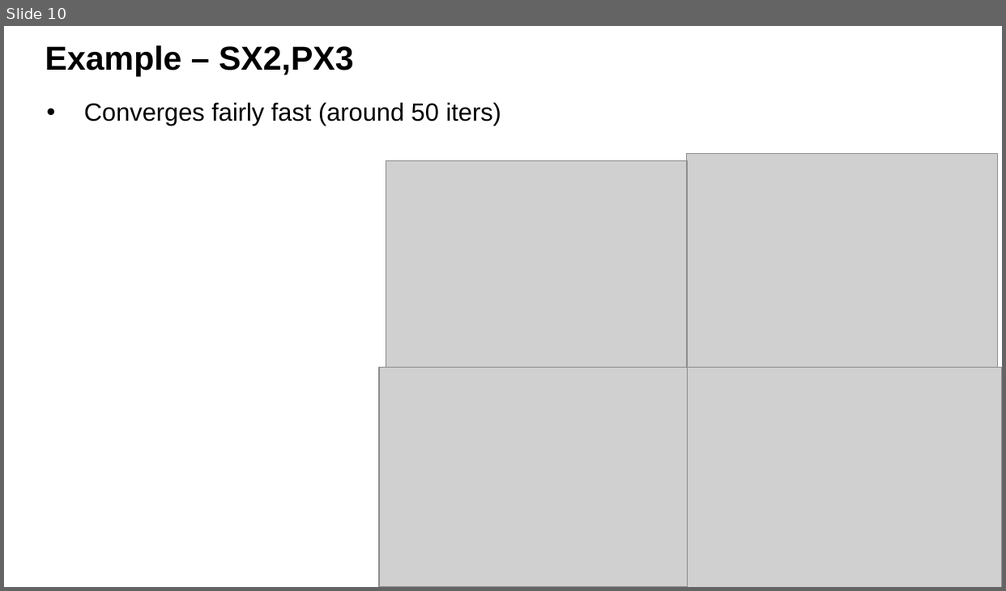
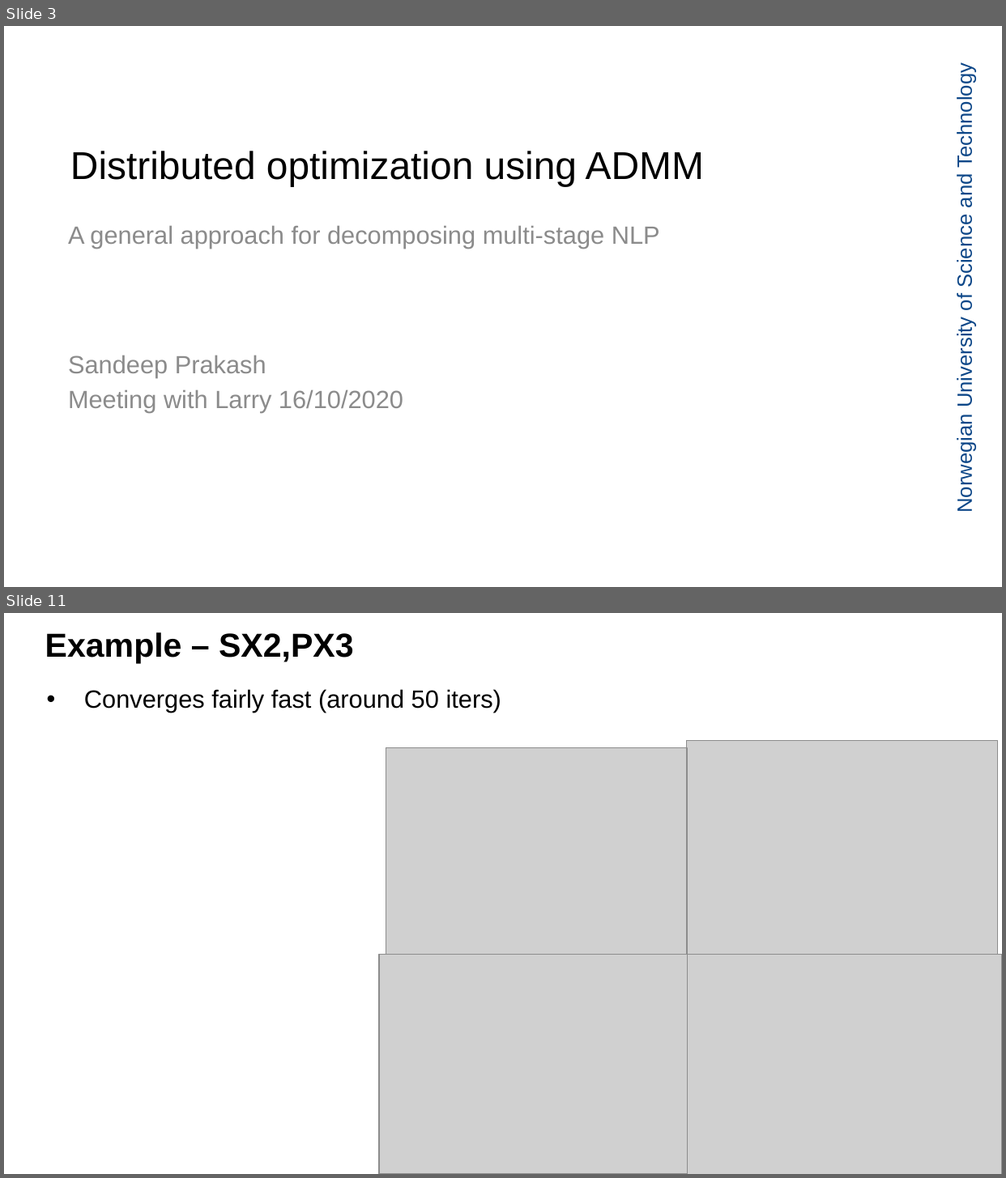
Before and after one commit to sandeepprakash6666/Escape-Paper, a slide deck: Admin/Escape Results.pptx. Shown one above the other, each under a label of ours: slide 10 before the commit, slides 3 and 11 after it; the slides between them are not shown. The pictures are 1006x591 and 1006x1178 pixels, drawn with LibreOffice and Linux fonts; fonts in the diff are those of the drawing; grey boxes stand for pictures; background and template pictures are left out. Boxes give left, top, right and bottom in pixels: in the first picture for what was removed or moved away, otherwise in the second. Text is boxed around its words. In the diff, an @@ line names an element or a change of style, - is before the commit and + after.

```diff
--- a/Admin/Escape Results.pptx
+++ b/Admin/Escape Results.pptx
@@ slide 3 added at box(4, 26, 1002, 587), background #FFFFFF @@
@@ text added at box(953, 74, 977, 510), 15 pt, text #0D4788 @@
+Norwegian University of Science and Technology
@@ title added at box(70, 151, 704, 186), 28 pt, text #000000 @@
+Distributed optimization using ADMM
@@ subtitle added at box(68, 226, 660, 249), 18 pt, text #8C8C8C @@
+A general approach for decomposing multi-stage NLP
@@ text added at box(68, 356, 403, 413), 18 pt, text #8C8C8C @@
+Sandeep Prakash
+Meeting with Larry 16/10/2020
@@ what was slide 10 is now slide 11 @@
```
Also in this commit, not shown: 7 slides changed, 5 other slides added, 1 slide removed, 44 other files.
